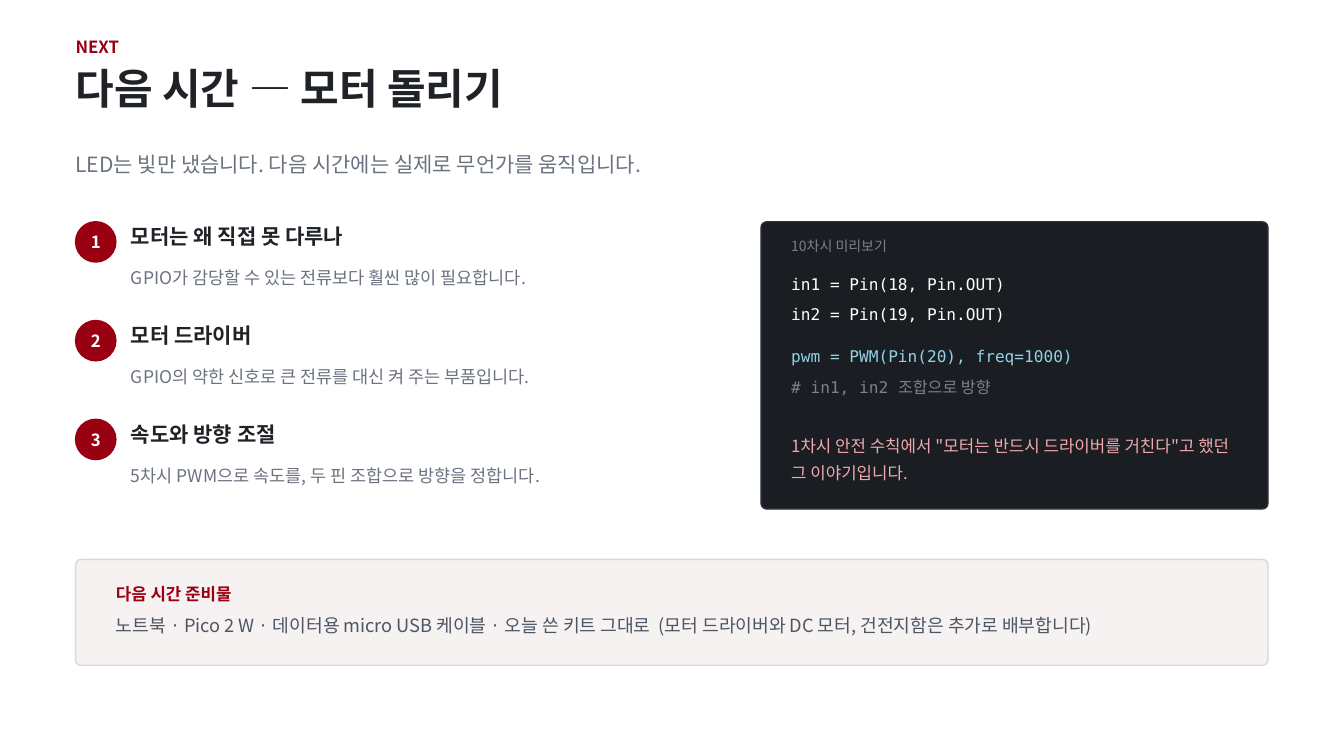
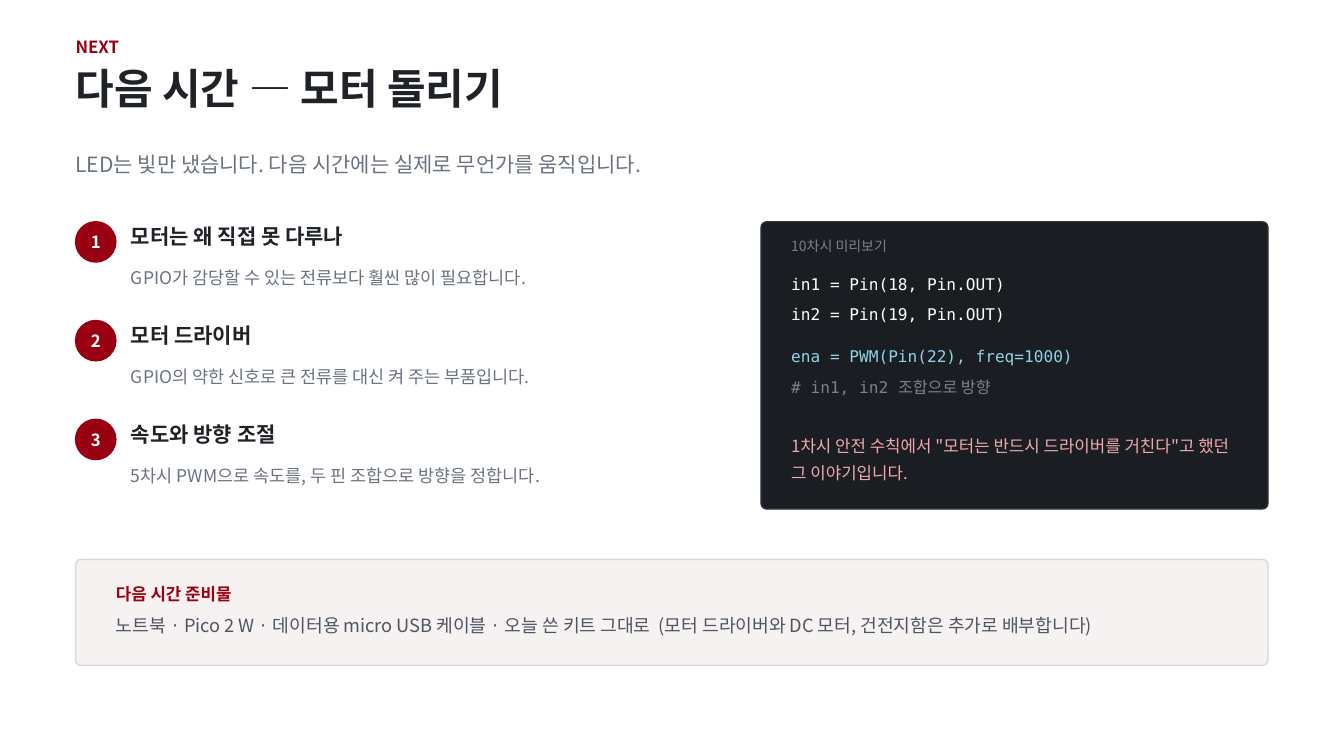
Before and after one commit to yeji-log/pico2w, a slide deck: slide 18 of 9차시_Pico2W_초음파.pptx. Drawn at 1344x756 pixels with LibreOffice and Linux fonts; fonts in the diff are those of the drawing. Boxes give left, top, right and bottom in pixels: in the first picture for what was removed or moved away, otherwise in the second. Text is boxed around its words. In the diff, an @@ line names an element or a change of style, - is before the commit and + after.

```diff
--- a/9차시_Pico2W_초음파.pptx
+++ b/9차시_Pico2W_초음파.pptx
@@ text at (791, 349, 1073, 366): text changed @@
-pwm = PWM(Pin(20), freq=1000)
+ena = PWM(Pin(22), freq=1000)
```
Also in this commit, not shown: 1 other file.
